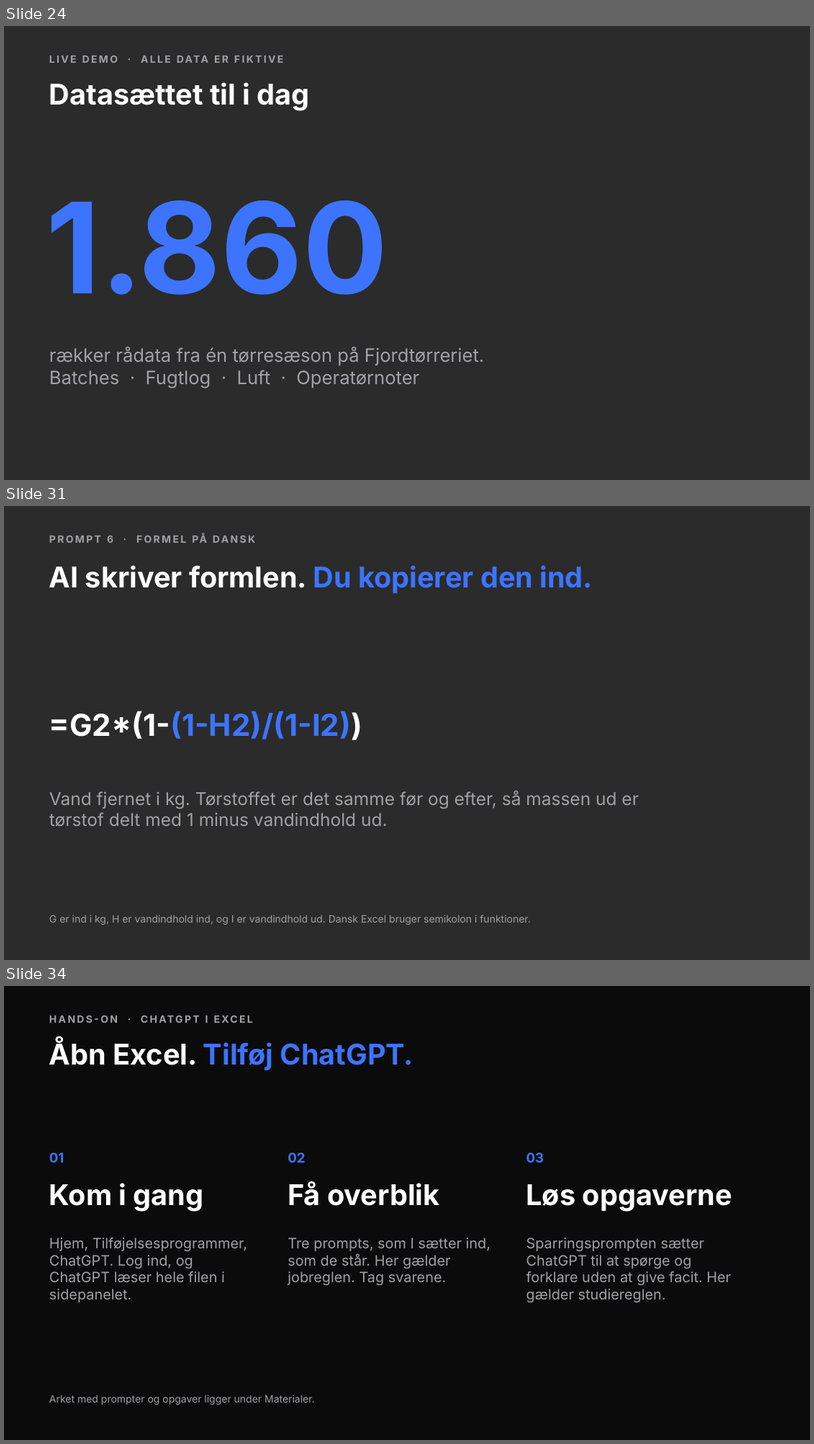
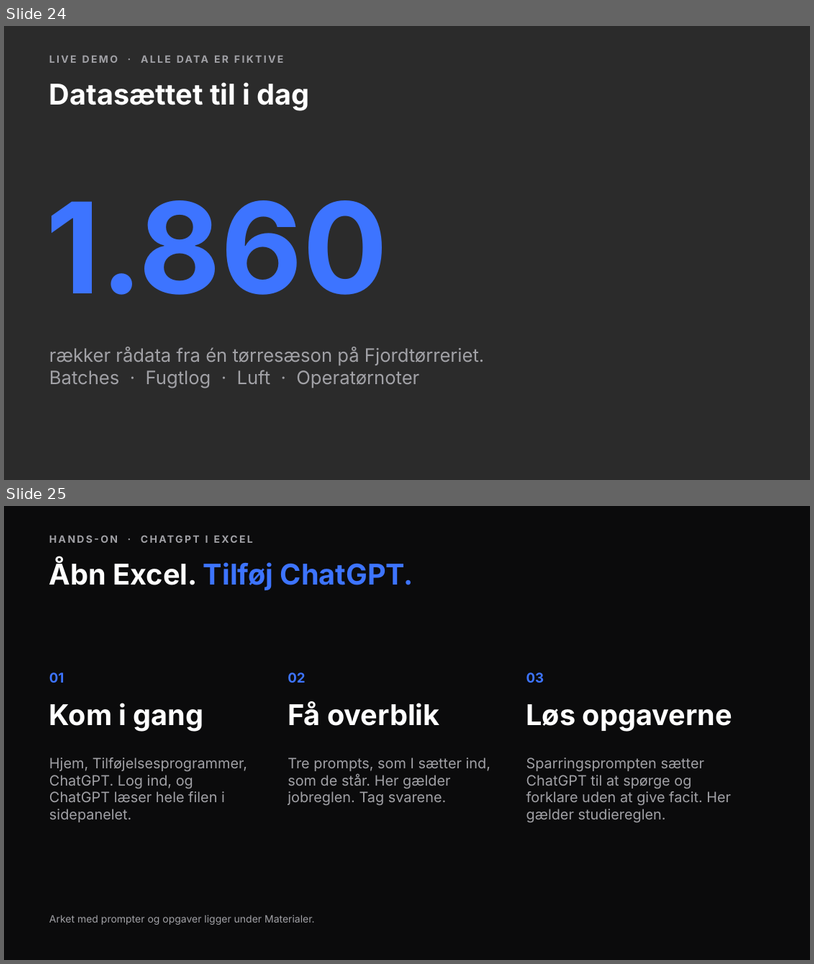
Before and after one commit to andr8769-ui/ucl-ai-undervisning, a slide deck: private/proces/praesentation.pptx. Shown one above the other, each under a label of ours: slides 24, 31 and 34 before the commit, slides 24 and 25 after it; the slides between them are not shown. The pictures are 814x1444 and 814x964 pixels, drawn with LibreOffice and Linux fonts; fonts in the diff are those of the drawing; background and template pictures are left out; a plain dark background stands for a picture behind light text. Boxes give left, top, right and bottom in pixels: in the first picture for what was removed or moved away, otherwise in the second. Text is boxed around its words. In the diff, an @@ line names an element or a change of style, - is before the commit and + after.

```diff
--- a/private/proces/praesentation.pptx
+++ b/private/proces/praesentation.pptx
@@ slide 31 removed at [4,506,810,960], background picture (left out) @@
@@ text removed at [107,534,207,543] @@
-PROMPT 6 · FORMEL PÅ DANSK
@@ text removed at [49,565,594,593] @@
-AI skriver formlen. Du kopierer den ind.
@@ text removed at [49,710,363,740] @@
-=G2*(1-(1-H2)/(1-I2))
@@ text removed at [49,790,639,826] @@
-Vand fjernet i kg. Tørstoffet er det samme før og efter, så massen ud er tørstof delt med 1 minus vandindhold ud.
@@ text removed at [49,914,531,924] @@
-G er ind i kg, H er vandindhold ind, og I er vandindhold ud. Dansk Excel bruger semikolon i funktioner.
@@ what was slide 34 is now slide 25 @@
```
Also in this commit, not shown: 1 slide changed, 8 other slides removed, 41 other files.
